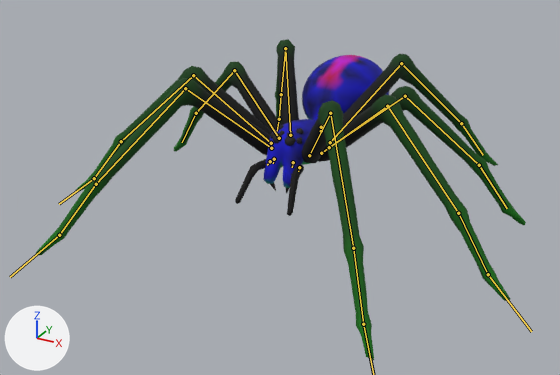
One commit to the glTF model assets/beast_spider.glb: the scene before it, then after it.
Both versions are drawn from a camera (50 mm lens) standing at (0.709, -1.46, 0.731) and looking at (-0.023, -0.129, 0.066). The axes (+X, +Y, +Z) are drawn at lower left. The lights are the same throughout. The first picture is the older version. The bones that change, and the others that lie on the model, are drawn over the model as lines.

The first picture shows 'beast_spider_chitin', 'beast_spider_horn'.
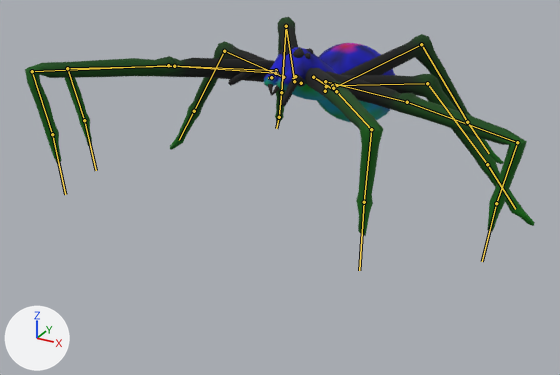
The newer file adds an action. The first version stands in its rest pose; the second is drawn at frame 9 of the action 'threat'.

Where the change shows, as pixel boxes (x1, y1, x2, y2) in the pictures (560 x 375 px):
'beast_spider_chitin', posed (32% shorter): before (36, 39, 526, 360); after (25, 17, 535, 236)
'beast_spider_horn', posed (35% wider, 26% shorter): before (270, 125, 303, 193); after (268, 46, 313, 96)
bone 'body', root to tip: before (321, 131) to (319, 132); after (325, 91) to (323, 90)
bone 'fang.L', root to tip: before (293, 162) to (292, 167); after (295, 76) to (292, 78)
bone 'fang.R', root to tip: before (274, 159) to (273, 163); after (277, 73) to (275, 75)
bone 'femur1.L', root to tip: before (309, 155) to (330, 113); after (313, 77) to (336, 91)
bone 'tibia1.L', root to tip: before (330, 113) to (353, 248); after (336, 91) to (371, 129)
bone 'meta1.L', root to tip: before (353, 248) to (363, 324); after (371, 129) to (364, 202)
bone 'femur1.R', root to tip: before (271, 148) to (185, 88); after (276, 70) to (168, 65)
bone 'tibia1.R', root to tip: before (185, 88) to (96, 184); after (168, 65) to (32, 71)
bone 'meta1.R', root to tip: before (96, 184) to (59, 235); after (32, 71) to (52, 134)
bone 'tarsus1.R', root to tip: before (59, 235) to (10, 277); after (52, 134) to (65, 194)
bone 'femur2.L', root to tip: before (321, 153) to (387, 106); after (325, 81) to (407, 102)
bone 'tibia2.L', root to tip: before (387, 106) to (458, 213); after (407, 102) to (517, 142)
bone 'meta2.L', root to tip: before (458, 213) to (488, 274); after (517, 142) to (496, 203)
bone 'tarsus2.L', root to tip: before (488, 274) to (531, 331); after (496, 203) to (482, 261)
bone 'femur2.R', root to tip: before (271, 143) to (193, 75); after (275, 73) to (174, 66)
bone 'tibia2.R', root to tip: before (193, 75) to (121, 141); after (174, 66) to (67, 68)
bone 'meta2.R', root to tip: before (121, 141) to (94, 178); after (67, 68) to (84, 120)
bone 'tarsus2.R', root to tip: before (94, 178) to (59, 204); after (84, 120) to (96, 170)
bone 'femur3.L', root to tip: before (329, 147) to (405, 96); after (332, 85) to (427, 83)
bone 'tibia3.L', root to tip: before (405, 96) to (479, 165); after (427, 83) to (487, 164)
bone 'meta3.L', root to tip: before (479, 165) to (507, 208); after (487, 164) to (515, 209)
bone 'femur3.R', root to tip: before (279, 138) to (234, 70); after (283, 77) to (224, 51)
bone 'tibia3.R', root to tip: before (234, 70) to (196, 113); after (224, 51) to (194, 111)
bone 'meta3.R', root to tip: before (196, 113) to (182, 142); after (194, 111) to (179, 140)
bone 'femur4.L', root to tip: before (330, 142) to (401, 63); after (333, 88) to (421, 44)
bone 'tibia4.L', root to tip: before (401, 63) to (461, 123); after (421, 44) to (467, 122)
bone 'meta4.L', root to tip: before (461, 123) to (483, 155); after (467, 122) to (489, 153)
bone 'femur4.R', root to tip: before (290, 135) to (285, 48); after (294, 81) to (286, 26)
bone 'tibia4.R', root to tip: before (285, 48) to (281, 94); after (286, 26) to (281, 92)
bone 'meta4.R', root to tip: before (281, 94) to (279, 119); after (281, 92) to (279, 117)
bone 'palp.R', root to tip: before (270, 161) to (267, 165); after (271, 77) to (268, 78)

The change in detail:
Bone 'body' (bone_body) moves from (0.0, 0.0, 0.0) to (0.0, -0.015, -0.089).
Bone 'body' (bone_body) turns from (0, 0, 0) to (-28, 0, 4) degrees about its own x, y and z.
Bone 'fang.L' (bone_fang_l) turns from (0, 0, 0) to (-25, 0, 12) degrees about its own x, y and z.
Bone 'fang.R' (bone_fang_r) turns from (0, 0, 0) to (-25, 0, -12) degrees about its own x, y and z.
Bone 'femur1.L' (bone_femur1_l) turns from (0, 0, 0) to (-54, 12, -13) degrees about its own x, y and z.
Bone 'tibia1.L' (bone_tibia1_l) turns from (0, 0, 0) to (76, 0, 0) degrees about its own x, y and z.
Bone 'meta1.L' (bone_meta1_l) turns from (0, 0, 0) to (-96, 0, 0) degrees about its own x, y and z.
Bone 'tarsus1.L' (bone_tarsus1_l) turns from (0, 0, 0) to (-10, 0, 0) degrees about its own x, y and z.
Bone 'femur1.R' (bone_femur1_r) turns from (0, 0, 0) to (-54, -4, 17) degrees about its own x, y and z.
Bone 'tibia1.R' (bone_tibia1_r) turns from (0, 0, 0) to (76, 0, 0) degrees about its own x, y and z.
Bone 'meta1.R' (bone_meta1_r) turns from (0, 0, 0) to (-96, 0, 0) degrees about its own x, y and z.
Bone 'tarsus1.R' (bone_tarsus1_r) turns from (0, 0, 0) to (-10, 0, 0) degrees about its own x, y and z.
Bone 'femur2.L' (bone_femur2_l) turns from (0, 0, 0) to (-50, 19, -19) degrees about its own x, y and z.
Bone 'tibia2.L' (bone_tibia2_l) turns from (0, 0, 0) to (78, 0, 0) degrees about its own x, y and z.
Bone 'meta2.L' (bone_meta2_l) turns from (0, 0, 0) to (-89, 0, 0) degrees about its own x, y and z.
Bone 'tarsus2.L' (bone_tarsus2_l) turns from (0, 0, 0) to (-10, 0, 0) degrees about its own x, y and z.
Bone 'femur2.R' (bone_femur2_r) turns from (0, 0, 0) to (-51, -12, 25) degrees about its own x, y and z.
Bone 'tibia2.R' (bone_tibia2_r) turns from (0, 0, 0) to (78, 0, 0) degrees about its own x, y and z.
Bone 'meta2.R' (bone_meta2_r) turns from (0, 0, 0) to (-89, 0, 0) degrees about its own x, y and z.
Bone 'tarsus2.R' (bone_tarsus2_r) turns from (0, 0, 0) to (-10, 0, 0) degrees about its own x, y and z.
Bone 'femur3.L' (bone_femur3_l) turns from (0, 0, 0) to (-27, 22, -14) degrees about its own x, y and z.
Bone 'tibia3.L' (bone_tibia3_l) turns from (0, 0, 0) to (24, 0, 0) degrees about its own x, y and z.
Bone 'meta3.L' (bone_meta3_l) turns from (0, 0, 0) to (9, 0, 0) degrees about its own x, y and z.
Bone 'femur3.R' (bone_femur3_r) turns from (0, 0, 0) to (-27, -18, 22) degrees about its own x, y and z.
Bone 'tibia3.R' (bone_tibia3_r) turns from (0, 0, 0) to (18, 0, 0) degrees about its own x, y and z.
Bone 'meta3.R' (bone_meta3_r) turns from (0, 0, 0) to (13, 0, 0) degrees about its own x, y and z.
Bone 'femur4.L' (bone_femur4_l) turns from (0, 0, 0) to (1, 14, -5) degrees about its own x, y and z.
Bone 'tibia4.L' (bone_tibia4_l) turns from (0, 0, 0) to (12, 0, 0) degrees about its own x, y and z.
Bone 'meta4.L' (bone_meta4_l) turns from (0, 0, 0) to (11, 0, 0) degrees about its own x, y and z.
Bone 'femur4.R' (bone_femur4_r) turns from (0, 0, 0) to (1, -11, 12) degrees about its own x, y and z.
Bone 'tibia4.R' (bone_tibia4_r) turns from (0, 0, 0) to (8, 0, 0) degrees about its own x, y and z.
Bone 'meta4.R' (bone_meta4_r) turns from (0, 0, 0) to (13, 0, 0) degrees about its own x, y and z.
Bone 'palp.R' (bone_palp_r) turns from (0, 0, 0) to (-12, 0, 0) degrees about its own x, y and z.
